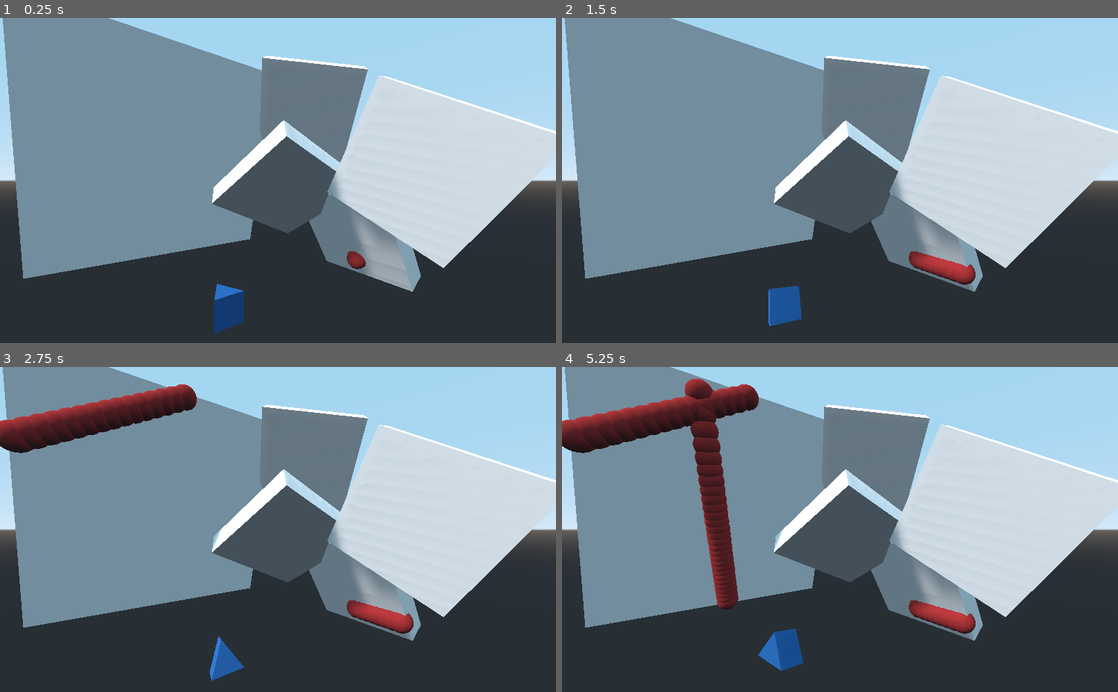
Above: before the commit, frames 1-4 (two rows, left to right).
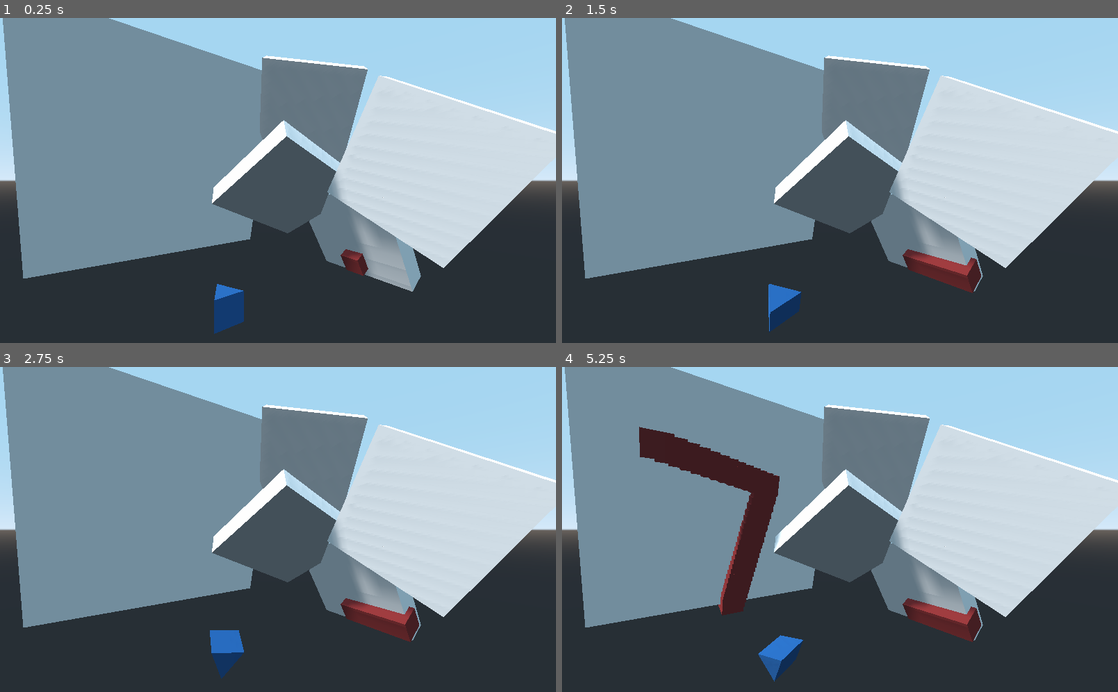
Above: after the commit, the same moments.

Repository: Yog-Shoggoth/Intersection_Test
Game: Godot game, scene res://World.tscn
The game is run twice, just before and just after one commit, with the same random seed, the same clock (stepped at 60 frames per second) and the same inputs.
Inputs:
- Up to frame 1 (0.25 s): no input
- Up to frame 2 (1.5 s): tap Enter at 0.5 s; hold Right (ui_right) 0.53-1.28 s; hold Down (ui_down) from 1.28 s (still down)
- Up to frame 3 (2.75 s): release Down (ui_down) at 2.03 s; hold Right (ui_right) from 2.03 s (still down)
- Up to frame 4 (5.25 s): release Right (ui_right) at 2.78 s; hold Up (ui_up) 2.78-3.53 s; hold Left (ui_left) 3.53-5.03 s; hold Down (ui_down) from 5.03 s (still down)

The runs differ from the first frame. In frame 1, 0.2% of the frame differs, in the area x 61-67%, y 71-80%; in frame 2, 1.4%; in frame 3, 4.9%; in frame 4, 9.9%, in the area x 0-76%, y 3-97%.

Commit message:
New Target Shape
Switched the target to use a cube rather than a sphere. This makes it easier to see that the normals are aligned.

Diff:
--- a/Intersect.gd
+++ b/Intersect.gd
@@ -10,11 +10,11 @@
 	if Input.is_action_pressed("ui_left"):
 		self.global_rotate(self.global_transform.basis.y, 2.5 * delta)
 	if Input.is_action_pressed("ui_right"):
-		self.global_rotate(self.global_transform.basis.y, -2.50 * delta)
+		self.global_rotate(self.global_transform.basis.y, -2.5 * delta)
 	if Input.is_action_pressed("ui_up"):
+		self.global_rotate(self.global_transform.basis.x, -2.5 * delta)
+	if Input.is_action_pressed("ui_down"):
 		self.global_rotate(self.global_transform.basis.x, 2.5 * delta)
-	if Input.is_action_pressed("ui_down"):
-		self.global_rotate(self.global_transform.basis.x, -2.50 * delta)
 
 	is_intersecting(self.global_transform.origin, self.global_transform.basis.z * 800)
 
--- a/Target.tscn
+++ b/Target.tscn
@@ -1,9 +1,9 @@
 [gd_scene load_steps=3 format=2]
 
-[sub_resource type="SphereMesh" id=1]
+[sub_resource type="CubeMesh" id=1]
 
 [sub_resource type="SpatialMaterial" id=2]
-albedo_color = Color( 0.654902, 0.156863, 0.156863, 1 )
+albedo_color = Color( 0.541176, 0.160784, 0.160784, 1 )
 
 [node name="Target" type="Spatial"]
 
Not shown: 3 places in World.tscn that only renumber resources
